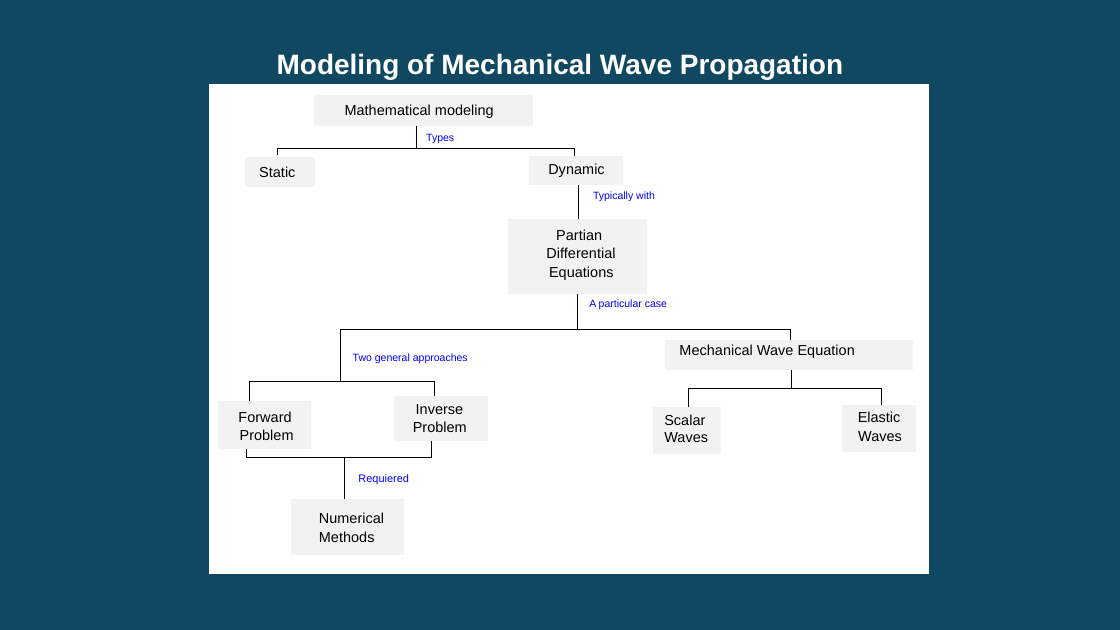
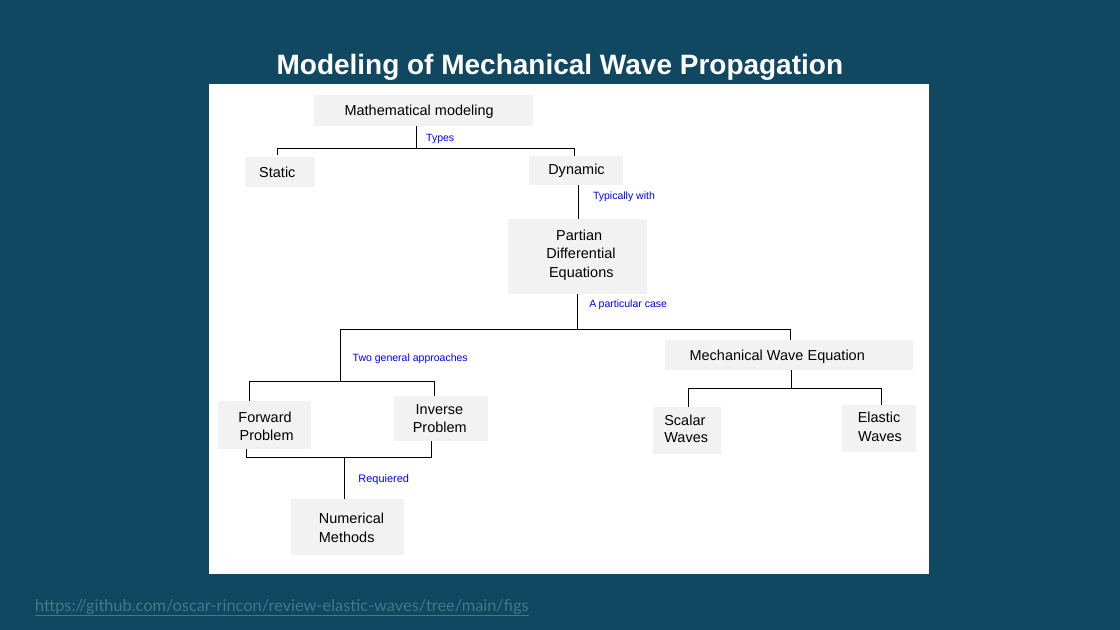
Before and after one commit to oscar-rincon/Review-Seismic-Waves, a slide deck: slide 5 of slides/reunión_27_07_2024.pptx. Drawn at 1120x630 pixels with LibreOffice and Linux fonts; fonts in the diff are those of the drawing. Boxes give left, top, right and bottom in pixels: in the first picture for what was removed or moved away, otherwise in the second. Text is boxed around its words. In the diff, an @@ line names an element or a change of style, - is before the commit and + after.

```diff
--- a/slides/reunión_27_07_2024.pptx
+++ b/slides/reunión_27_07_2024.pptx
@@ text "Mechanical Wave Equation": place and size @@
-text "Mechanical Wave Equation" at (679,344,855,358)
+text "Mechanical Wave Equation" at (690,349,865,363)
@@ text added at (35,599,529,614), 14 pt, text #467886, underline @@
+https://github.com/oscar-rincon/review-elastic-waves/tree/main/figs
```
Also in this commit, not shown: 9 other slides changed, 4 slides added, 2 slides removed.
